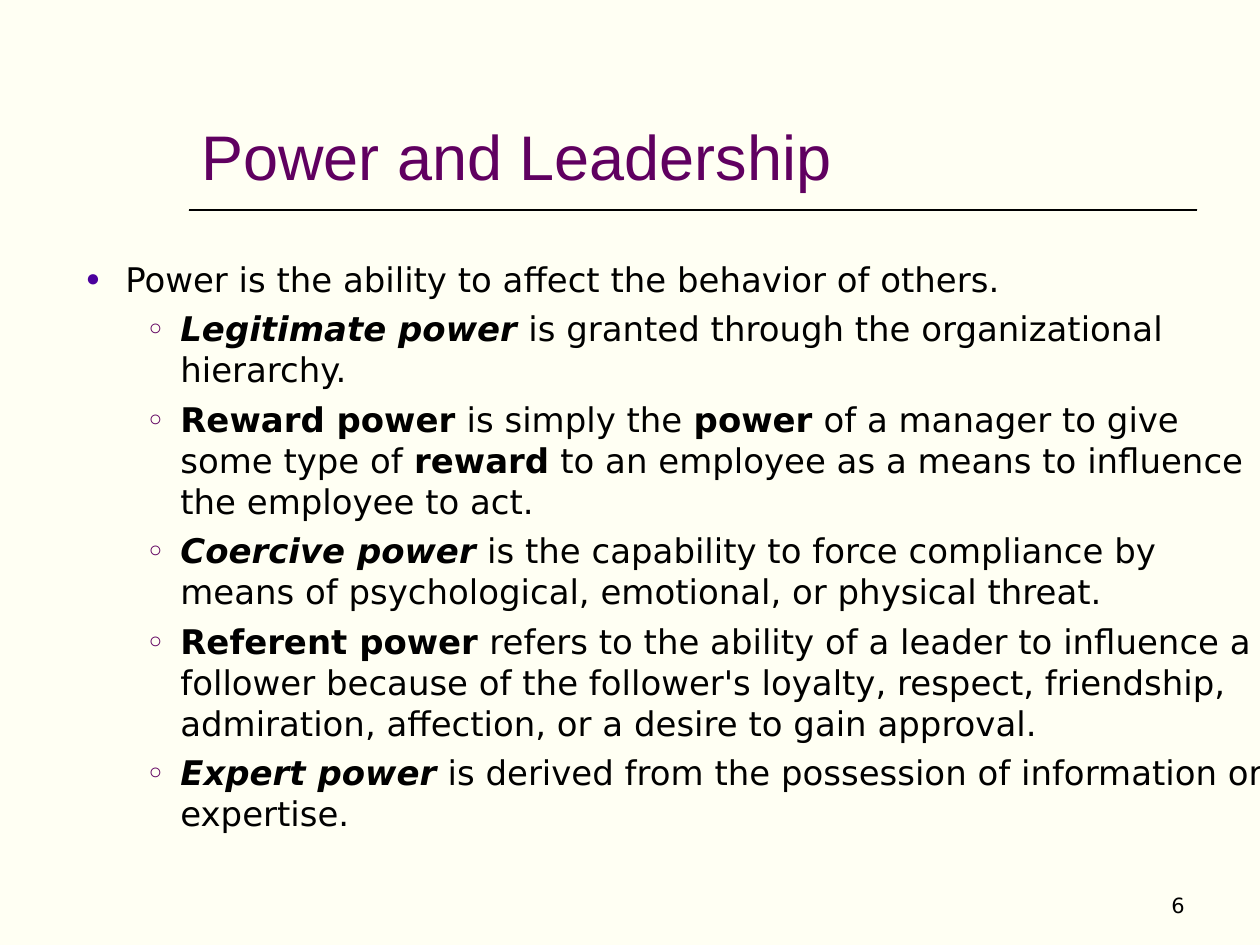
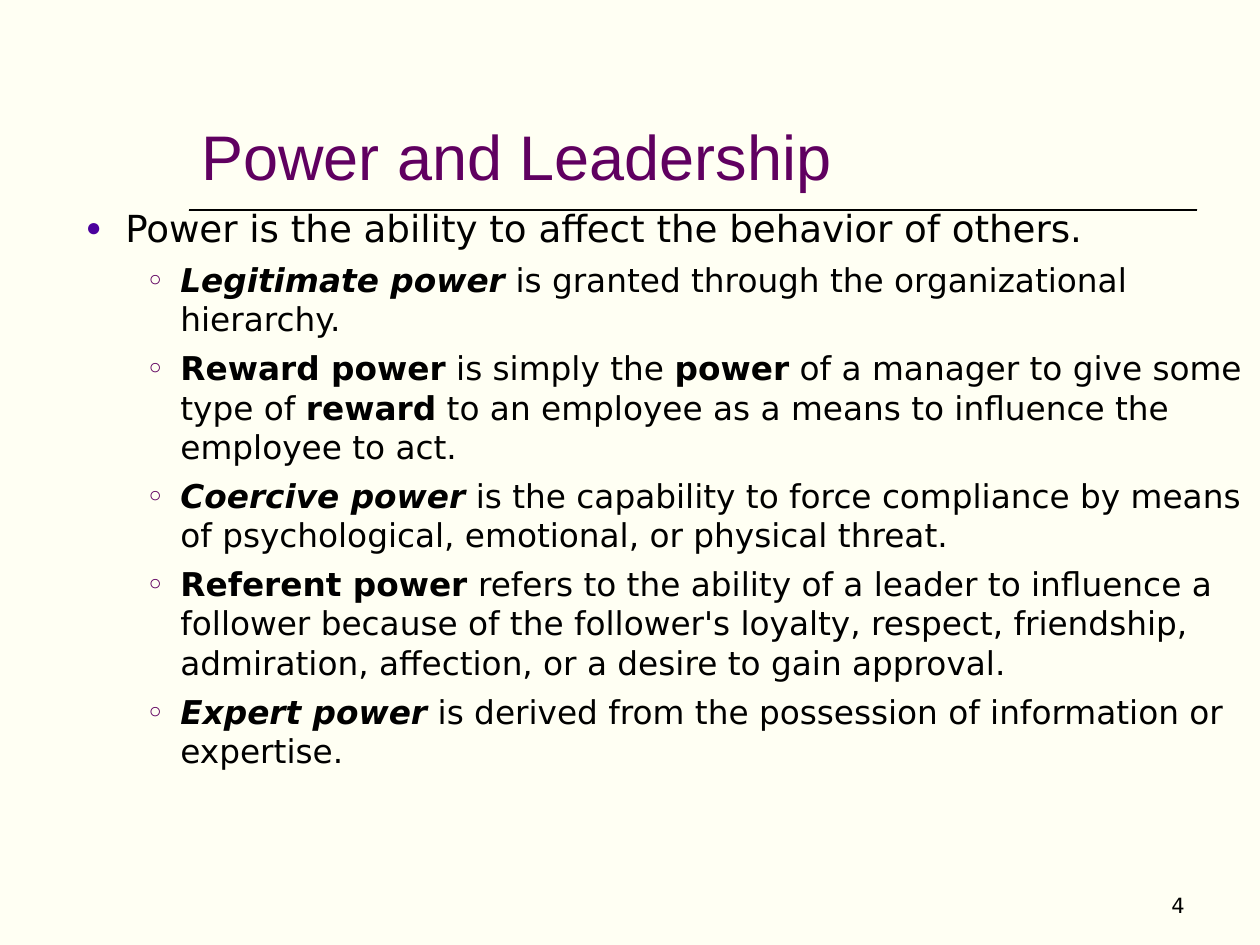
Before and after one commit to AbdullahRFA/3_2_ALL_Resources, a slide deck: slide 4 of Management & Accounting /Management/Chapter-17 (MGT) (Short).ppt (slide 6 before the commit). Drawn at 1260x945 pixels with LibreOffice and Linux fonts; fonts in the diff are those of the drawing. Boxes give left, top, right and bottom in pixels: in the first picture for what was removed or moved away, otherwise in the second. Text is boxed around its words. In the diff, an @@ line names an element or a change of style, - is before the commit and + after.

```diff
--- a/Management & Accounting /Management/Chapter-17 (MGT) (Short).ppt
+++ b/Management & Accounting /Management/Chapter-17 (MGT) (Short).ppt
@@ text "Power is the ability to ...": place and size @@
-text "Power is the ability to ..." at (125, 266, 1260, 833)
+text "Power is the ability to ..." at (125, 213, 1242, 770)
@@ text "Power is the ability to ..." at (125, 213, 1242, 770): size 19.4 to 21.2 pt in "Power is the ability to affect the ..."; size 19.4 to 18.7 pt; more space between paragraphs @@
@@ page number at (1171, 897, 1184, 913): text changed @@
-6
+4
```
Also in this commit, not shown: 1 other slide changed, 1 slide added, 3 slides removed, 7 other files.
